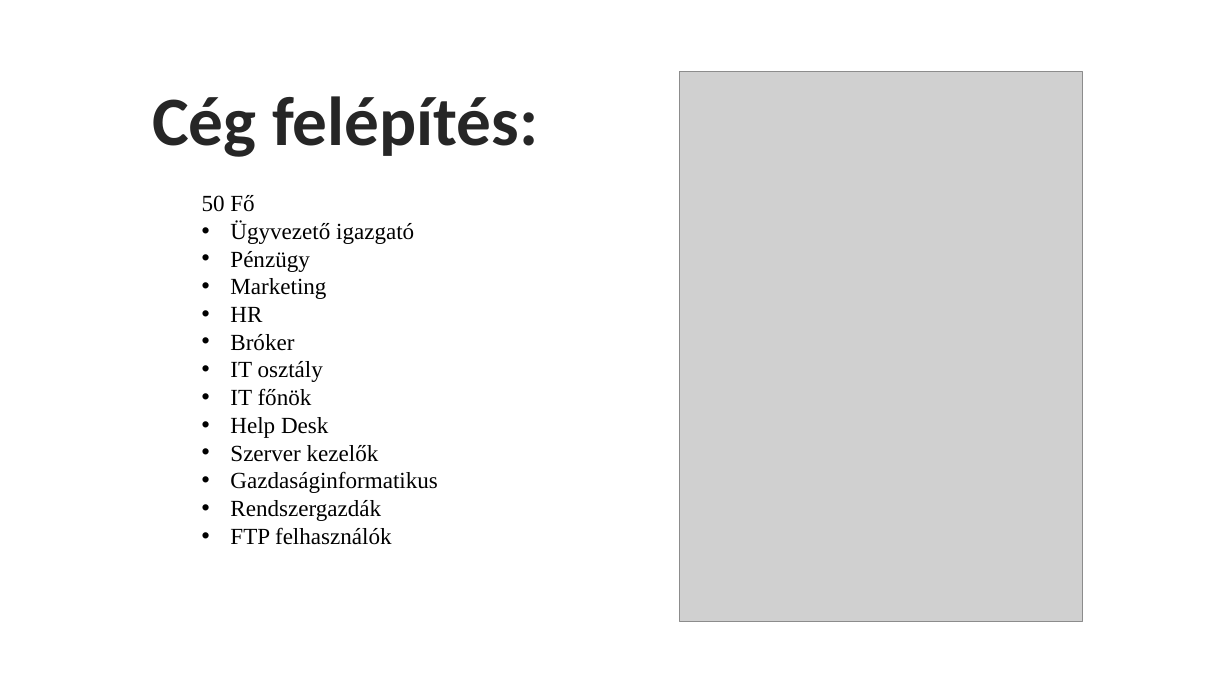
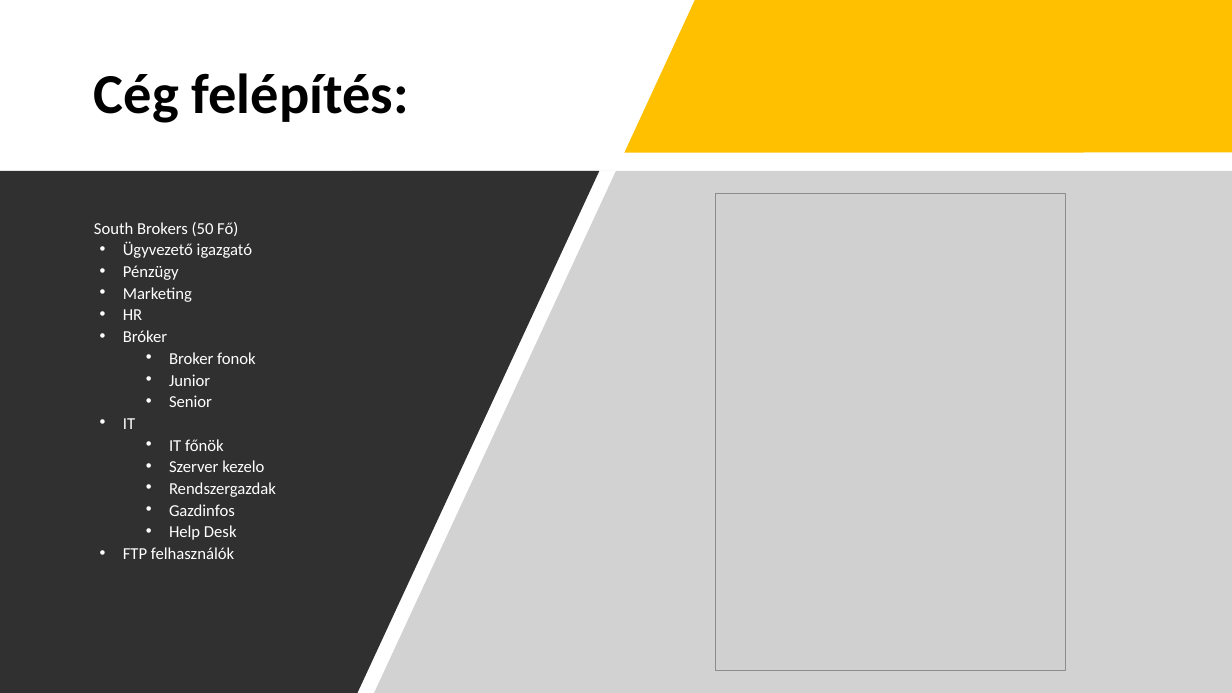
Before and after one commit to MatraBendi/Vizsga2022_IRU, a slide deck: slide 2 of Szerver bemutató.pptx (slide 3 before the commit). Drawn at 1232x693 pixels with LibreOffice and Linux fonts; fonts in the diff are those of the drawing; grey boxes stand for pictures. Boxes give left, top, right and bottom in pixels: in the first picture for what was removed or moved away, otherwise in the second. Text is boxed around its words. In the diff, an @@ line names an element or a change of style, - is before the commit and + after.

Commit message:
design

```diff
--- a/Szerver bemutató.pptx
+++ b/Szerver bemutató.pptx
@@ freeform shape added at box(625, 0, 1232, 152), fill #FFC000 @@
@@ text "Cég felépítés:": place and size @@
-text "Cég felépítés:" at box(152, 96, 538, 157)
+text "Cég felépítés:" at box(94, 73, 409, 123)
@@ text "Cég felépítés:" at box(94, 73, 409, 123): size 54 to 44 pt, text colour #262626 to #000000; alignment centre to left; line spacing 1 to 0.9; more space between paragraphs; vertical alignment top to middle @@
@@ freeform shape added at box(0, 171, 600, 693), fill #303030 @@
@@ freeform shape added at box(352, 171, 1232, 693), fill #A6A6A6 at 50% opacity @@
@@ picture: place and size @@
-picture at box(680, 72, 1082, 622)
+picture at box(716, 193, 1066, 671)
@@ text "South Brokers (50 Fő)": place and size @@
-text "South Brokers (50 Fő)" at box(202, 195, 438, 545)
+text "South Brokers (50 Fő)" at box(94, 222, 276, 559)
@@ text "South Brokers (50 Fő)" at box(94, 222, 276, 559): vertical alignment top to middle @@
@@ text at box(94, 222, 238, 236): text changed; size 18 to 12.9 pt; font Times New Roman to Calibri; text colour #000000 to #FFFFFF @@
-50 Fő
+South Brokers (50 Fő)
@@ text at box(123, 242, 252, 559): size 18 to 12.9 pt, font Times New Roman to Calibri, text colour #000000 to #FFFFFF in "Ügyvezető igazgató", "Pénzügy", "Marketing", "HR" and 4 more places; indent changed; line spacing 1 to 0.7; more space between paragraphs; list level 1 to 2 in "IT főnök"; list level 1 to 2 in "Help Desk" @@
@@ text at box(123, 352, 256, 429): text changed; size 18 to 12.9 pt; font Times New Roman to Calibri; text colour #000000 to #FFFFFF @@
-• IT osztály
+  • Broker fonok
+  • Junior
+  • Senior
+• IT
@@ text at box(230, 445, 438, 521): paragraphs removed @@
-• Szerver kezelők
-• Gazdaságinformatikus
-• Rendszergazdák
@@ text at box(169, 460, 276, 516): paragraphs added @@
+  • Szerver kezelo
+  • Rendszergazdak
+  • Gazdinfos
```
Also in this commit, not shown: 9 other slides changed.
